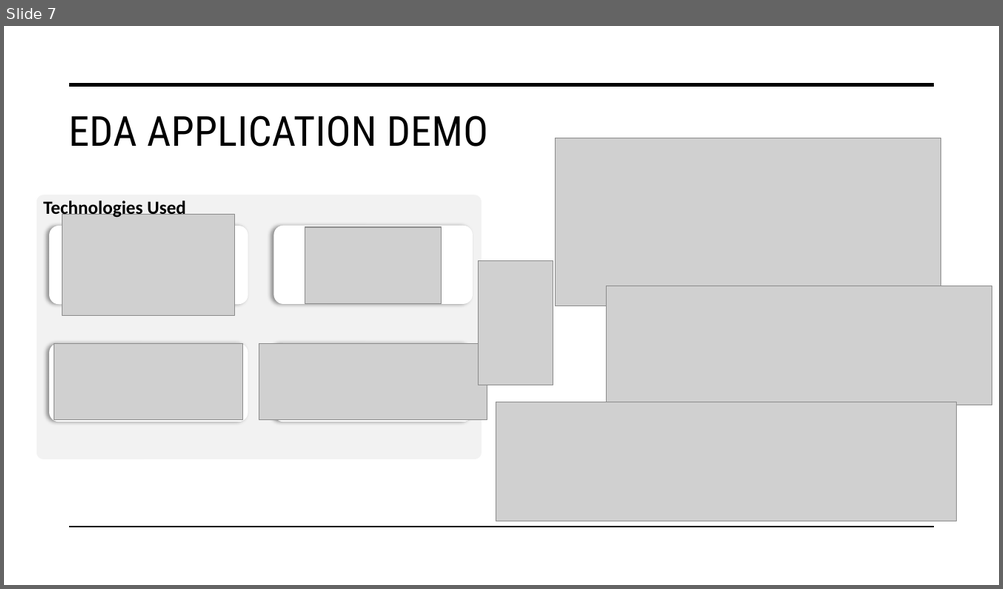
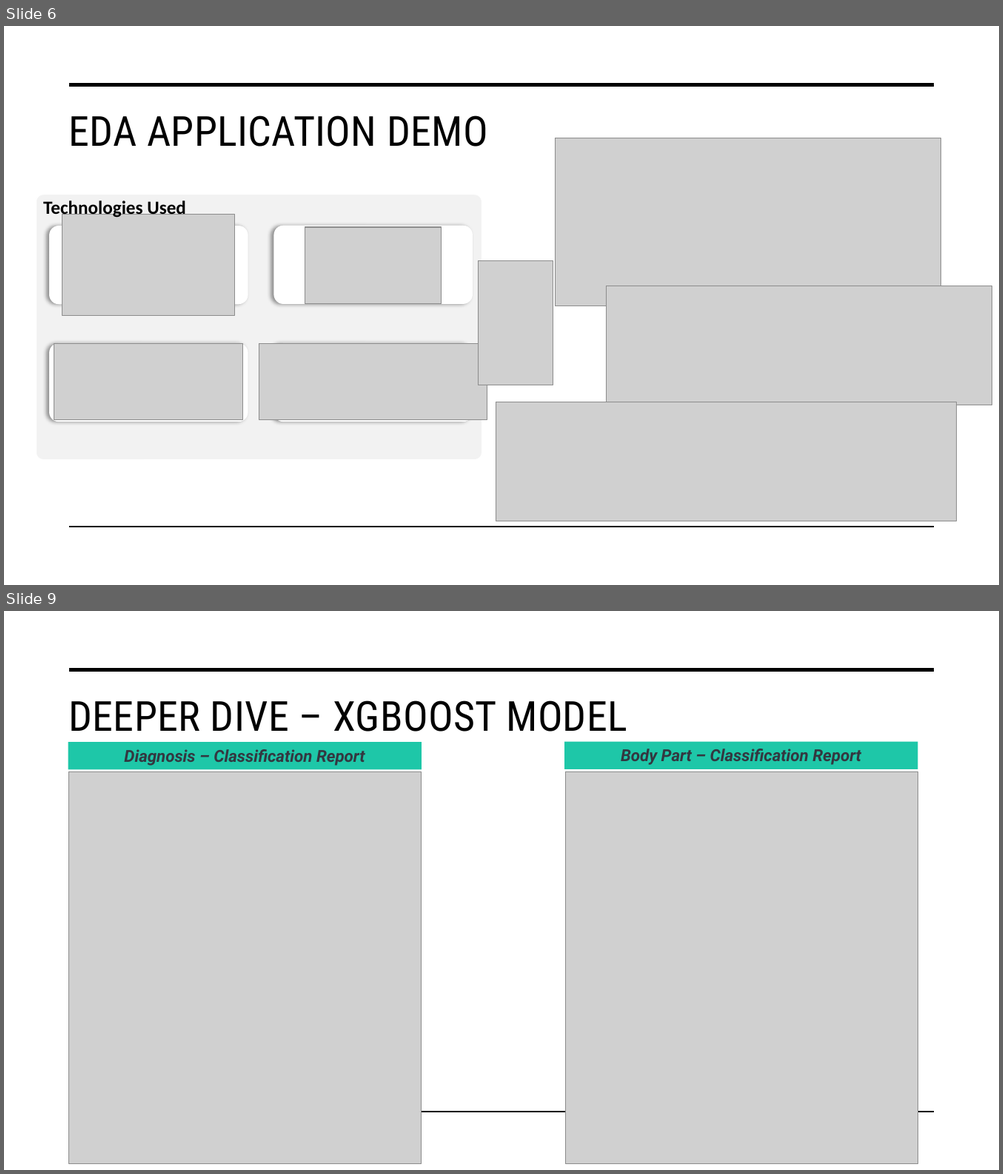
Before and after one commit to DATA-606-2023-FALL-TUESDAY/Whittington_Michael, a slide deck: docs/Final_Presentation - Predictive Analysis for Injury Diagnosis and Localization.pptx. Shown one above the other, each under a label of ours: slide 7 before the commit, slides 6 and 9 after it; the slides between them are not shown. The pictures are 1003x589 and 1003x1174 pixels, drawn with LibreOffice and Linux fonts; fonts in the diff are those of the drawing; grey boxes stand for pictures. Boxes give left, top, right and bottom in pixels: in the first picture for what was removed or moved away, otherwise in the second. Text is boxed around its words. In the diff, an @@ line names an element or a change of style, - is before the commit and + after.

```diff
--- a/docs/Final_Presentation - Predictive Analysis for Injury Diagnosis and Localization.pptx
+++ b/docs/Final_Presentation - Predictive Analysis for Injury Diagnosis and Localization.pptx
@@ slide 9 added at [4,611,999,1170], background #FFFFFF @@
@@ line added from (70, 670) to (933, 670), #000000 3.5 pt @@
@@ title added at [68,701,627,732], 40 pt, text #000000 @@
+DEEPER DIVE – XGBOOST MODEL
@@ rectangle added at [68,742,421,770], fill #1EC7A8, 16 pt, text #333740, bold, italic @@
+Diagnosis – Classification Report
@@ rectangle added at [564,741,917,769], fill #1EC7A8, 16 pt, text #333740, bold, italic @@
+Body Part – Classification Report
@@ picture added at [68,772,421,1165] @@
@@ picture added at [566,772,918,1165] @@
@@ line added from (70, 1113) to (933, 1113), #000000 1 pt @@
@@ what was slide 7 is now slide 6 @@
```
Also in this commit, not shown: 3 slides changed, 6 other slides added, 4 slides removed.
